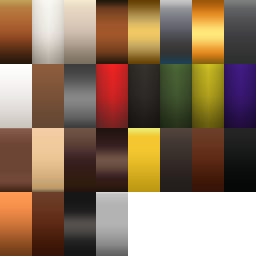
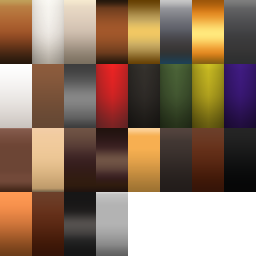
The second 256 x 256 image is a revision of the first. Changes to its layers:
pixels changed over [128, 128, 160, 192] (layer not identified)